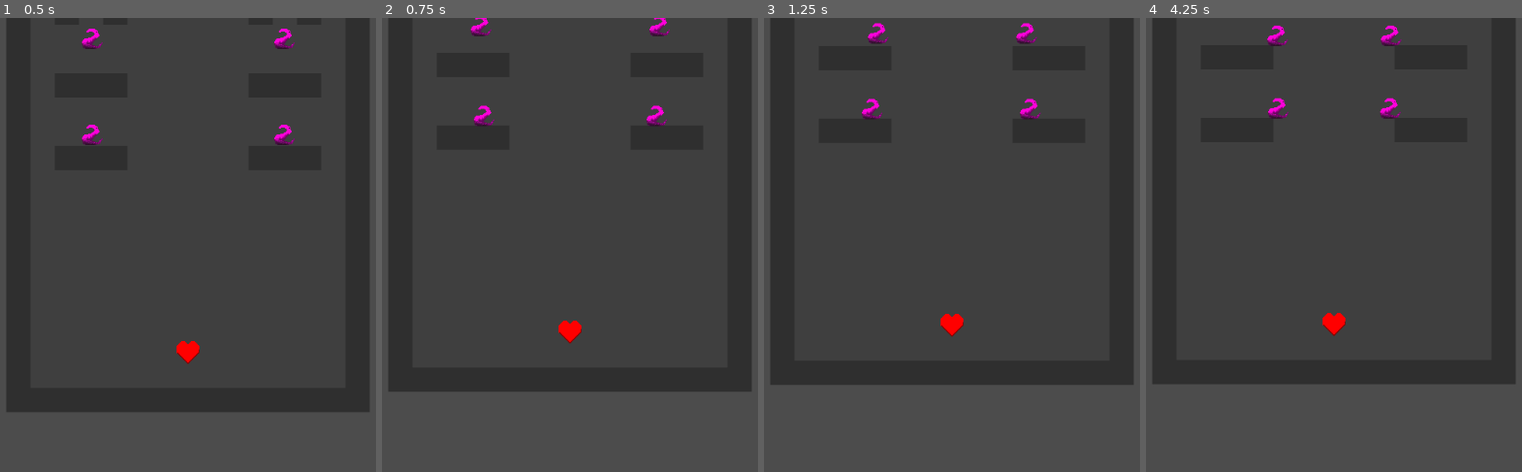
Above: before the commit, frames 1-4 (left to right).
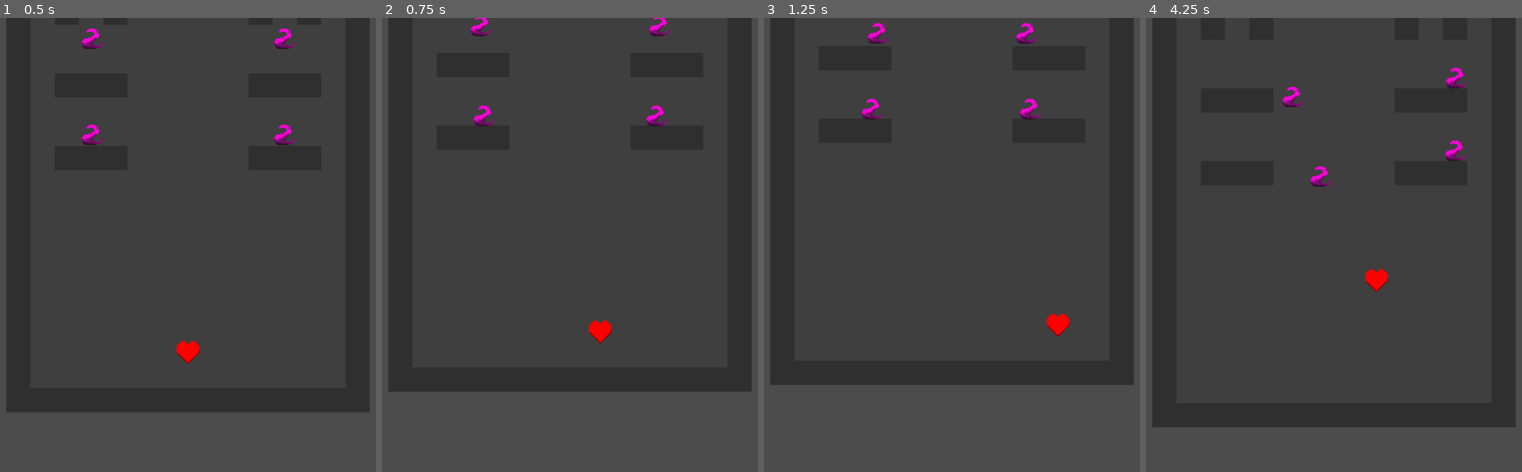
Above: after the commit, the same moments.

Repository: ollelogdahl/gamejam032020
Game: Godot game, scene res://Scenes/MainScene.tscn
The game is run twice, just before and just after one commit, with the same random seed, the same clock (stepped at 60 frames per second) and the same inputs.
Inputs (mouse positions are in pixels of both pictures, inside the frame that each line leads up to):
- Up to frame 1 (0.5 s): no input
- Up to frame 2 (0.75 s): move the mouse to (739, 222) at 0.52 s; hold Right (ui_right) from 0.53 s (still down); click (739, 222) at 0.6 s
- Up to frame 3 (1.25 s): keep holding Right (ui_right)
- Up to frame 4 (4.25 s): move the mouse to (1179, 267) at 1.27 s; release Right (ui_right) at 1.28 s; hold Down (ui_down) 1.28-2.03 s; click (1179, 267) at 1.35 s; move the mouse to (1412, 145) at 2.02 s; hold Right (ui_right) 2.03-2.78 s; click (1412, 145) at 2.1 s; move the mouse to (1296, 335) at 2.77 s; hold Up (ui_up) 2.78-3.53 s; click (1296, 335) at 2.85 s; move the mouse to (outside the picture) at 3.52 s; hold Left (ui_left) from 3.53 s (still down); click (outside the picture) at 3.6 s

Frame 1 is identical in both runs. In frame 2, 0.4% of the frame differs, in the area x 46-62%, y 66-72%; in frame 3, 0.4%; in frame 4, 7.2%, in the area x 1-99%, y 1-91%.

Commit message:
player movement + modified collider shade

Diff:
--- a/src/Scenes/Player.tscn
+++ b/src/Scenes/Player.tscn
@@ -3,7 +3,7 @@
 [ext_resource path="res://Sprites/Player.png" type="Texture" id=1]
 
 [sub_resource type="RectangleShape2D" id=1]
-extents = Vector2( 16, 16 )
+extents = Vector2( 12, 12 )
 
 [node name="Player" type="KinematicBody2D"]
 
@@ -18,3 +18,6 @@
 [node name="RichTextLabel" type="RichTextLabel" parent="."]
 margin_right = 40.0
 margin_bottom = 40.0
+__meta__ = {
+"_edit_use_anchors_": false
+}
--- a/src/Scripts/Player.gd
+++ b/src/Scripts/Player.gd
@@ -5,6 +5,10 @@
 # var b = "text"
 
 onready var conductor = $"../Conductor"
+
+
+export var movementSpeed = 200
+
 
 var ON_BEAT_MARGIN = 0.2
 var COMBO_MARGIN = 0.1
@@ -129,7 +133,14 @@
 
 
 func _process(delta):
+	# movement
 
+	var dx = Input.get_action_strength("ui_right") - Input.get_action_strength("ui_left")
+	var dy =  Input.get_action_strength("ui_down") - Input.get_action_strength("ui_up")
+
+	move_and_collide(Vector2(dx, dy).normalized() * movementSpeed * delta)
+
+	# dumdum
 	time_since_last_beat += delta
 
 
@@ -154,8 +165,3 @@
 
 			if mouse_pressed_timings.size() != 0 and last_hit_on_main_beat == false:
 					beat_passed()
-
-
-
-	# Process every BPM and update combo
-	Event.emit_signal("playerPosition", global_position)
